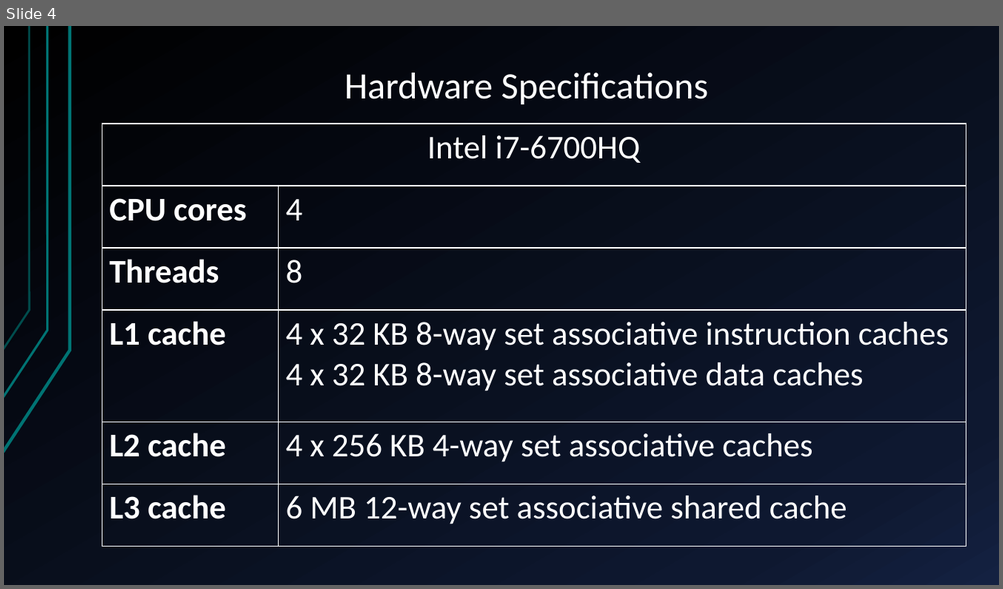
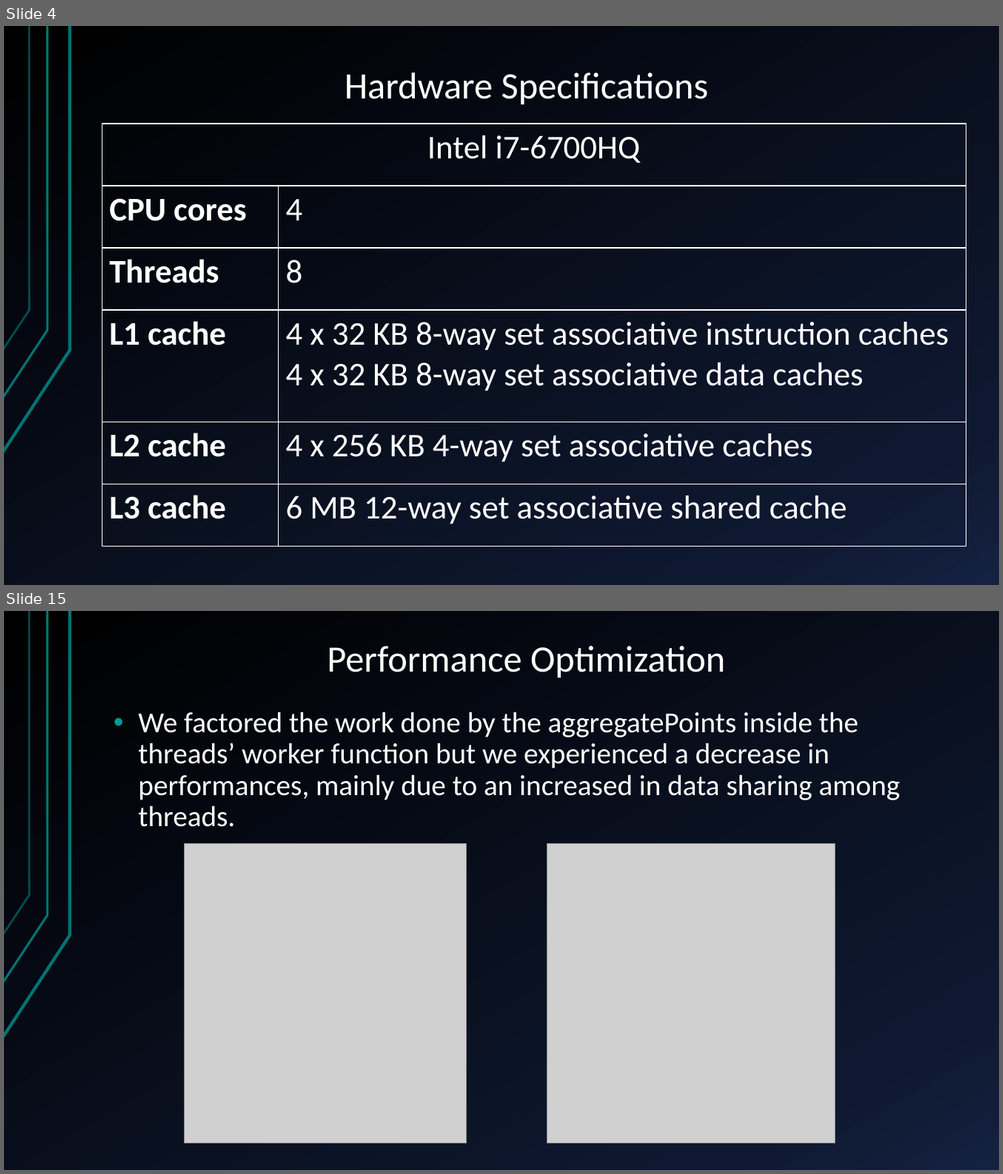
Before and after one commit to glmquint/K-Means-local, a slide deck: documentazione/presentazione.pptx. Shown one above the other, each under a label of ours: slide 4 before the commit, slides 4 and 15 after it; the slides between them are not shown. The pictures are 1003x589 and 1003x1174 pixels, drawn with LibreOffice and Linux fonts; fonts in the diff are those of the drawing; grey boxes stand for pictures; background and template pictures are left out. Boxes give left, top, right and bottom in pixels: in the first picture for what was removed or moved away, otherwise in the second. Text is boxed around its words. In the diff, an @@ line names an element or a change of style, - is before the commit and + after.

```diff
--- a/documentazione/presentazione.pptx
+++ b/documentazione/presentazione.pptx
@@ slide 15 added at (x1=4, y1=611, x2=999, y2=1170), background gradient #000000 to #0F1931 to #142242; not listed: 3 template elements that a slide beside it also shows @@
@@ title added at (x1=327, y1=646, x2=725, y2=678), 36 pt, text #FFFFFF @@
+Performance Optimization
@@ text added at (x1=138, y1=712, x2=900, y2=827), 28 pt, text #FFFFFF @@
+• We factored the work done by the aggregatePoints inside the threads’ worker function but we experienced a decrease in performances, mainly due to an increased in data sharing among threads.
@@ picture added at (x1=184, y1=844, x2=466, y2=1144) @@
@@ picture added at (x1=546, y1=844, x2=834, y2=1144) @@
```
Also in this commit, not shown: 3 slides changed, 7 other slides added, 3 slides removed, 6 other files.
